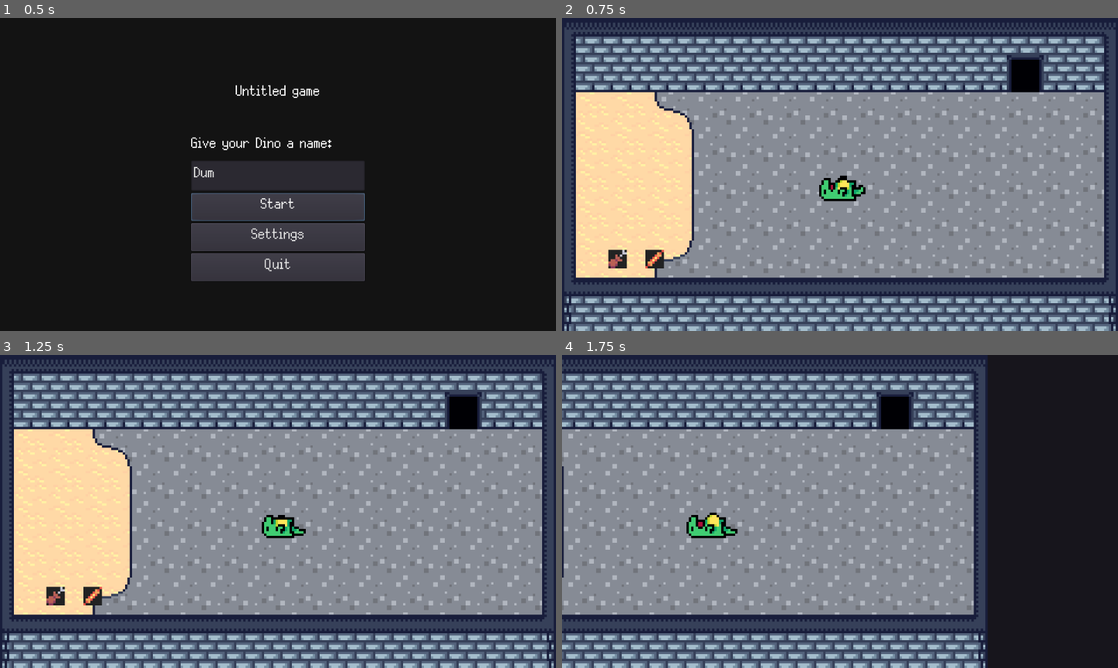
Above: before the commit, frames 1-4 (two rows, left to right).
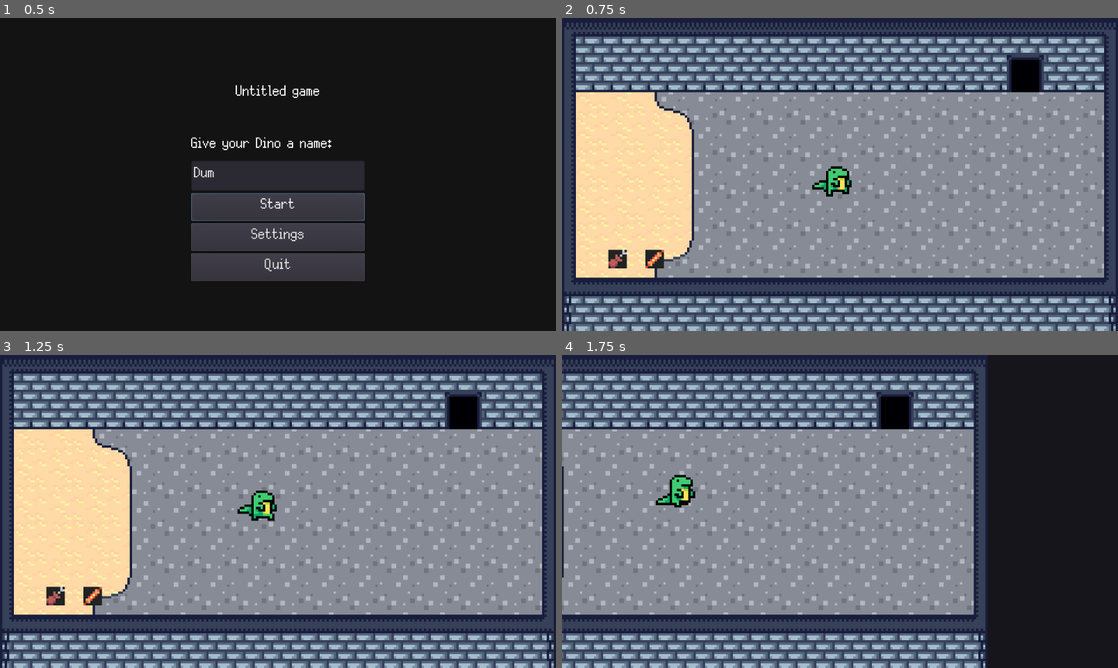
Above: after the commit, the same moments.

Repository: colinbellino/ai-and-games-2022
Game: Godot game, scene res://media/scenes/main.tscn
Two runs of this game, one before a commit and one after it. Both use one fixed random seed, a clock stepped at 60 frames per second and the inputs below.
Inputs (mouse positions are in pixels of both pictures, inside the frame that each line leads up to):
- Up to frame 1 (0.5 s): no input
- Up to frame 2 (0.75 s): click "Start" at 0.5 s
- Up to frame 3 (1.25 s): no input
- Up to frame 4 (1.75 s): move the mouse to (840, 520) at 1.27 s; hold D (move_right) from 1.28 s (still down); click (840, 520) at 1.35 s

Frame 1 is identical in both runs. In frame 2, 0.6% of the frame differs, in the area x 45-55%, y 47-59%; in frame 3, 0.9%; in frame 4, 1.0%, in the area x 16-32%, y 38-59%.

Commit message:
Pathfinding and movement on Mouse left click (for now)

Diff:
--- a/project.godot
+++ b/project.godot
@@ -9,11 +9,6 @@
 config_version=4
 
 _global_script_classes=[ {
-"base": "Behaviour",
-"class": "Attracted",
-"language": "GDScript",
-"path": "res://src/behaviours/Attracted.gd"
-}, {
 "base": "Reference",
 "class": "Audio",
 "language": "GDScript",
@@ -103,6 +98,11 @@
 "class": "Pet",
 "language": "GDScript",
 "path": "res://src/behaviours/Pet.gd"
+}, {
+"base": "Behaviour",
+"class": "Roaming",
+"language": "GDScript",
+"path": "res://src/behaviours/Roaming.gd"
 }, {
 "base": "Reference",
 "class": "Save",
@@ -130,7 +130,6 @@
 "path": "res://src/behaviours/WakeUp.gd"
 } ]
 _global_script_class_icons={
-"Attracted": "",
 "Audio": "",
 "Bark": "",
 "Behaviour": "",
@@ -149,6 +148,7 @@
 "LDTK": "",
 "MouseArea2D": "",
 "Pet": "",
+"Roaming": "",
 "Save": "",
 "SettingsUI": "",
 "Sleepy": "",
--- a/src/DebugDraw.gd
+++ b/src/DebugDraw.gd
@@ -15,21 +15,24 @@
     if Globals.settings.debug_draw == false:
         return
 
+    var scale := Globals.SPRITE_SIZE * Globals.SCALE
     var TEXT_OFFSET := Vector2(0.3, 0.6)
-    var SCALE := 64
 
-    if Globals.astar == null:
-        return
+    Globals.mouse_closest_point = Globals.astar.get_closest_point(Globals.mouse_position - Globals.CELL_CENTER_OFFSET)
+    var point_position := Globals.astar.get_point_position(Globals.mouse_closest_point)
+    draw_rect(Rect2((point_position + Vector2(0.1, 0.1)) * scale, Vector2(0.8, 0.8) * scale),  Color.yellow)
+    draw_rect(Rect2(Globals.mouse_position * scale, Vector2(10, 10)), Color.yellow)
 
-    var points := Globals.astar.get_points()
-    for cell_index in points:
-        var cell_position := Globals.astar.get_point_position(cell_index)
-        var color = Color.red
-        color.a = 0.5
-        draw_rect(Rect2((cell_position + Vector2(0.1, 0.1)) * SCALE, Vector2(0.8, 0.8) * SCALE),  color)
-        draw_string(font, (cell_position + TEXT_OFFSET) * SCALE, "%s,%s" % [cell_position.x, cell_position.y], Color.white)
+    if Globals.astar != null:
+        var points := Globals.astar.get_points()
+        for cell_index in points:
+            var cell_position := Globals.astar.get_point_position(cell_index)
+            var color = Color.red
+            color.a = 0.5
+            draw_rect(Rect2((cell_position + Vector2(0.1, 0.1)) * scale, Vector2(0.8, 0.8) * scale),  color)
+            draw_string(font, (cell_position + TEXT_OFFSET) * scale, "%s,%s" % [cell_position.x, cell_position.y], Color.white)
 
-        var connections := Globals.astar.get_point_connections(cell_index)
-        for connection_index in connections:
-            var connection_position := Globals.astar.get_point_position(connection_index)
-            draw_line((cell_position + Vector2(0.5, 0.5)) * SCALE, (connection_position + Vector2(0.5, 0.5)) * SCALE, Color.blue, 0.5)
+            var connections := Globals.astar.get_point_connections(cell_index)
+            for connection_index in connections:
+                var connection_position := Globals.astar.get_point_position(connection_index)
+                draw_line((cell_position + Vector2(0.5, 0.5)) * scale, (connection_position + Vector2(0.5, 0.5)) * scale, Color.blue, 0.5)
--- a/src/Enums.gd
+++ b/src/Enums.gd
@@ -2,4 +2,4 @@
 
 enum Sources { DINO, TREE }
 
-enum EntityStates { Idle, Asleep, Bark, Dead }
+enum EntityStates { Idle, Asleep, Bark, Moving, Dead }
--- a/src/Game.gd
+++ b/src/Game.gd
@@ -22,6 +22,8 @@
         Audio.play_music(Globals.MUSIC.MENU)
 
 func _process(delta: float):
+    Globals.mouse_position = Globals.camera.get_local_mouse_position() / Globals.SPRITE_SIZE / Globals.SCALE
+
     if Input.is_action_just_released("debug_1"):
         Globals.settings.debug_draw = !Globals.settings.debug_draw
 
--- a/src/Globals.gd
+++ b/src/Globals.gd
@@ -13,6 +13,9 @@
     ["3840 x 2160", Vector2(3840, 2160)],
     ["7680 x 4320", Vector2(7680, 4320)],
 ]
+const SPRITE_SIZE : int = 16
+const SCALE : int = 4
+const CELL_CENTER_OFFSET : Vector2 = Vector2(0.5, 0.5)
 
 # Resources
 onready var textures : Dictionary = {}
@@ -33,6 +36,8 @@
 var hunger : int
 var astar : AStar2D
 var creature_name : String
+var mouse_position : Vector2
+var mouse_closest_point : int
 var random = RandomNumberGenerator.new()
 var creature_names : Array = []
 
--- a/src/LDTK.gd
+++ b/src/LDTK.gd
@@ -170,6 +170,10 @@
         Vector2.UP,
         Vector2.RIGHT,
         Vector2.DOWN,
+        Vector2(-1, -1),
+        Vector2(-1, 1),
+        Vector2(1, 1),
+        Vector2(1, -1),
     ])
 
     var ground : TileMap = Globals.world.find_node("AutoLayer", true, false)
--- a/src/behaviours/Attracted.gd
+++ /dev/null
@@ -1,15 +0,0 @@
-class_name Attracted extends Behaviour
-
-func _ready() -> void:
-    entity.connect("stimulus_received", self, "entity_stimulus_received")
-
-func _exit_tree() -> void:
-    entity.disconnect("stimulus_received", self, "entity_stimulus_received")
-
-func entity_stimulus_received(type: String, emiter: Entity) -> void:
-    if type != "Attraction" || entity._state != Enums.EntityStates.Idle:
-        return
-
-    entity.destination = emiter.position
-    entity.change_state(Enums.EntityStates.Attracted)
-    # print("[Attracted] %s stimulus_received to %s" % [entity.name, emiter.name])
--- /dev/null
+++ b/src/behaviours/Roaming.gd
@@ -0,0 +1,24 @@
+class_name Roaming extends Behaviour
+
+func _ready() -> void:
+    entity.connect("state_entered", self, "entity_state_entered")
+
+func _exit_tree() -> void:
+    entity.disconnect("state_entered", self, "entity_state_entered")
+
+func _process(_delta: float) -> void:
+
+    if Input.is_action_just_released("mouse_left"):
+        var start_point := Globals.astar.get_closest_point(Globals.creature.position / Globals.SPRITE_SIZE)
+        var start := Globals.astar.get_point_position(start_point)
+        var destination_point := Globals.mouse_closest_point
+        var destination := Globals.astar.get_point_position(destination_point)
+        var path = Globals.astar.get_point_path(start_point, destination_point)
+
+        var speed = LDTK.get_behaviour_meta(entity, "Roaming", "Speed", 16.0)
+        entity.set_meta("moving_path", path)
+        entity.set_meta("moving_speed", speed)
+        entity.change_state(Enums.EntityStates.Moving)
+
+func entity_state_entered(state: int) -> void:
+    print("entity_state_entered: ", [state])
--- a/src/entities/Entity.gd
+++ b/src/entities/Entity.gd
@@ -3,7 +3,6 @@
 onready var sprite_body : AnimatedSprite = find_node("SpriteBody")
 onready var sprite_emote : Sprite = find_node("SpriteEmote")
 onready var area_sound : Area2D = find_node("SoundArea")
-var destination : Vector2
 
 # Note: don't change this without using change_state()
 var _state : int
@@ -36,6 +35,23 @@
             _state_entered = true
             sprite_body.play(get_meta("bark_animation"))
             yield(sprite_body, "animation_finished")
+            change_state(Enums.EntityStates.Idle)
+
+    if _state == Enums.EntityStates.Moving:
+        if _state_entered == false:
+            _state_entered = true
+            sprite_body.play("walk")
+
+            var path : PoolVector2Array = get_meta("moving_path")
+            var speed : float = get_meta("moving_speed")
+            for index in range(1, path.size()):
+                var point = path[index]
+                var destination : Vector2 = (point + Globals.CELL_CENTER_OFFSET) * Globals.SPRITE_SIZE
+                var duration := position.distance_to(destination) / speed
+                var tween := create_tween()
+                tween.tween_property(self, "position", destination, duration)
+                yield(tween, "finished")
+
             change_state(Enums.EntityStates.Idle)
 
     if _state == Enums.EntityStates.Dead:
Not shown, changed: media/maps/world_0.ldtk
